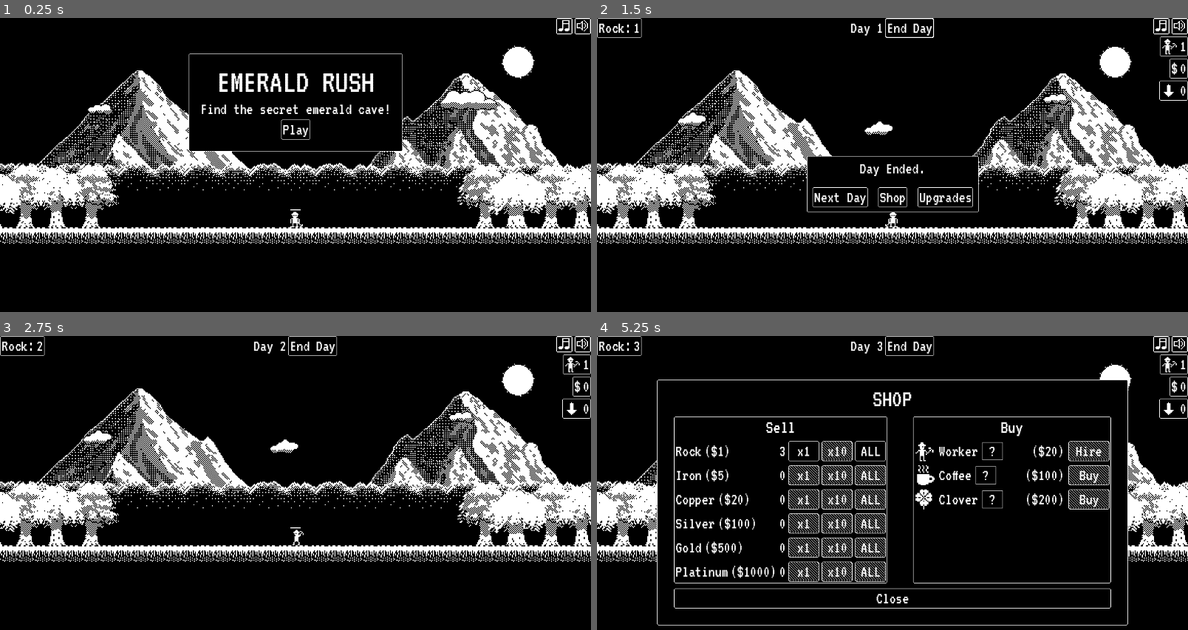
Above: before the commit, frames 1-4 (two rows, left to right).
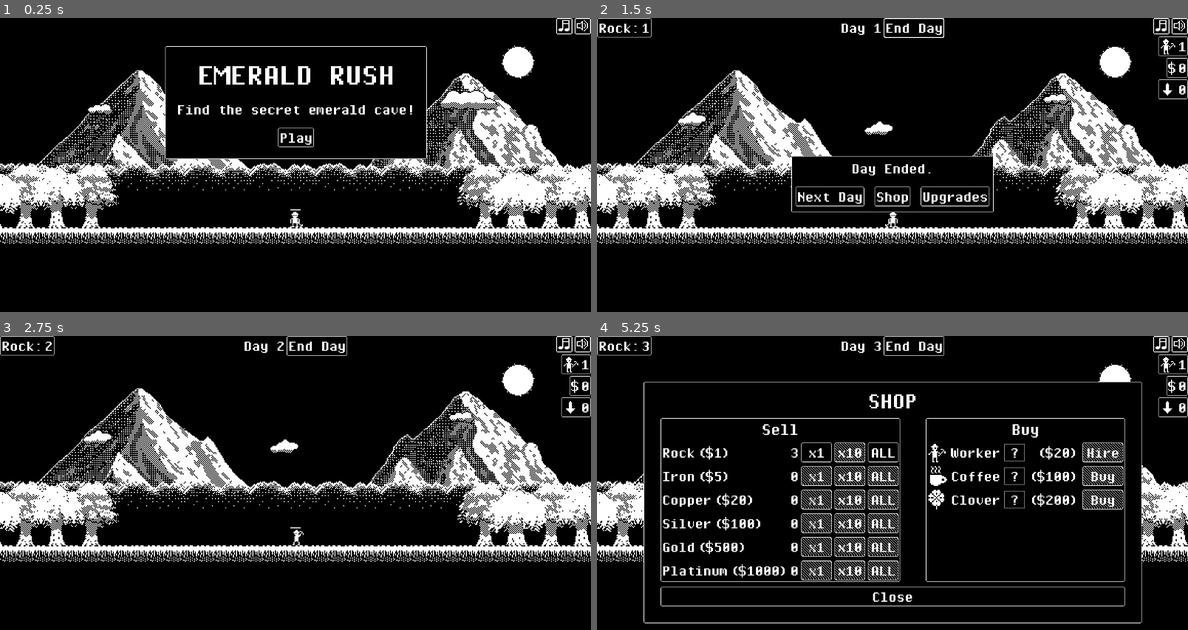
Above: after the commit, the same moments.

Repository: jromero8/emerald-rush
Game: Godot game, scene res://World/world.tscn
Same seed, same stepped clock (60 frames per second), same inputs: the game is played once before the commit and once after it.
Inputs:
- Up to frame 1 (0.25 s): no input
- Up to frame 2 (1.5 s): click "Play" at 0.5 s; click "End Day" at 1.25 s
- Up to frame 3 (2.75 s): click "Next Day" at 2 s
- Up to frame 4 (5.25 s): click "End Day" at 2.75 s; click "Next Day" at 3.5 s; click "End Day" at 4.25 s; click "Shop" at 5 s

The runs differ from the first frame. In frame 1, 4.1% of the frame differs, in the area x 27-73%, y 9-48%; in frame 2, 2.6%; in frame 3, 1.0%; in frame 4, 17%, in the area x 0-100%, y 0-99%.

Commit message:
Cambio de fuente
Cambio de fuente

Diff:
--- a/UI/MainTheme/main_theme.tres
+++ b/UI/MainTheme/main_theme.tres
@@ -1,6 +1,5 @@
-[gd_resource type="Theme" load_steps=10 format=3 uid="uid://wkaubmy3e101"]
+[gd_resource type="Theme" load_steps=9 format=3 uid="uid://wkaubmy3e101"]
 
-[ext_resource type="FontFile" uid="uid://cqsqi0yh600tb" path="res://UI/MainTheme/Fonts/VT323-Regular.ttf" id="1_4k3xj"]
 [ext_resource type="Texture2D" uid="uid://cudqrxf8k5lkc" path="res://UI/panels.png" id="1_oowc4"]
 
 [sub_resource type="StyleBoxTexture" id="StyleBoxTexture_mkbik"]
@@ -73,7 +72,6 @@
 corner_detail = 5
 
 [resource]
-default_font = ExtResource("1_4k3xj")
 default_font_size = 32
 Button/colors/font_color = Color(1, 1, 1, 1)
 Button/colors/font_disabled_color = Color(1, 1, 1, 1)
@@ -93,7 +91,6 @@
 Button/constants/icon_max_width = 0
 Button/constants/outline_size = 0
 Button/font_sizes/font_size = 32
-Button/fonts/font = ExtResource("1_4k3xj")
 Button/styles/disabled = SubResource("StyleBoxTexture_mkbik")
 Button/styles/focus = SubResource("StyleBoxTexture_8st03")
 Button/styles/hover = SubResource("StyleBoxTexture_oowc4")
--- a/UI/MainUI/main_ui.tscn
+++ b/UI/MainUI/main_ui.tscn
@@ -261,6 +261,7 @@
 
 [node name="VBoxContainer" type="VBoxContainer" parent="PanelContainerMaintitle/MarginContainer"]
 layout_mode = 2
+theme_override_constants/separation = 20
 
 [node name="LabelTitle" type="Label" parent="PanelContainerMaintitle/MarginContainer/VBoxContainer"]
 layout_mode = 2
@@ -270,7 +271,9 @@
 
 [node name="Label" type="Label" parent="PanelContainerMaintitle/MarginContainer/VBoxContainer"]
 layout_mode = 2
+theme_override_font_sizes/font_size = 32
 text = "Find the secret emerald cave!"
+horizontal_alignment = 1
 
 [node name="ButtonPlay" type="Button" parent="PanelContainerMaintitle/MarginContainer/VBoxContainer"]
 layout_mode = 2
--- a/project.godot
+++ b/project.godot
@@ -37,8 +37,11 @@
 
 [gui]
 
+theme/default_font_antialiasing=0
+theme/default_font_hinting=0
+theme/lcd_subpixel_layout=0
 theme/custom="uid://wkaubmy3e101"
-theme/custom_font="uid://cqsqi0yh600tb"
+theme/custom_font="uid://cfhq2xecdcokl"
 
 [rendering]
 
Binary file added: UI/MainTheme/Fonts/PixelOperatorMonoHB.ttf
Not shown, changed: UI/MainTheme/Fonts/PixelOperatorMonoHB.ttf.import
Binary file removed: UI/MainTheme/Fonts/VT323-Regular.ttf
